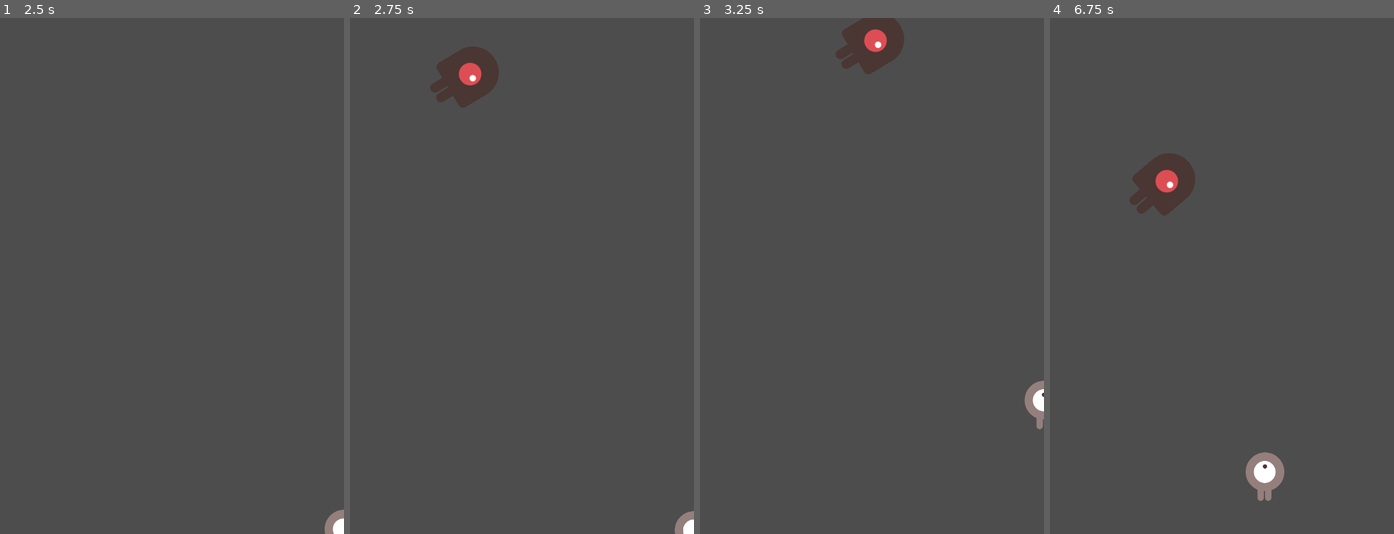
Above: before the commit, frames 1-4 (left to right).
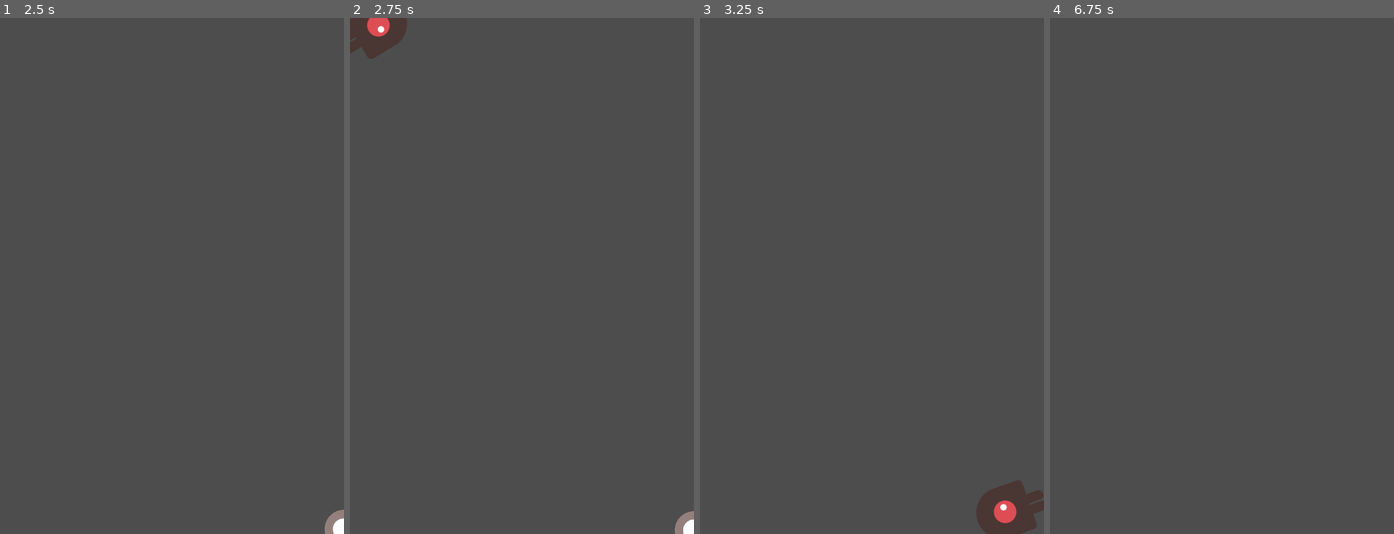
Above: after the commit, the same moments.

Repository: sumit-sinha-playground/dodge-the-creeps
Game: Godot game, scene res://main.tscn
Two runs of this game, one before a commit and one after it. Both use one fixed random seed, a clock stepped at 60 frames per second and the inputs below.
Inputs:
- Up to frame 1 (2.5 s): tap Enter at 0.5 s; hold Right (move_right) 0.53-1.28 s; hold Down (move_down) 1.28-2.03 s; hold Right (move_right) from 2.03 s (still down)
- Up to frame 2 (2.75 s): keep holding Right (move_right)
- Up to frame 3 (3.25 s): release Right (move_right) at 2.78 s; hold Up (move_up) from 2.78 s (still down)
- Up to frame 4 (6.75 s): release Up (move_up) at 3.53 s; hold Left (move_left) 3.53-5.03 s; tap Space at 5 s; hold Down (move_down) 5.03-5.78 s; hold Right (move_right) 5.78-6.53 s; hold Up (move_up) from 6.53 s (still down)

Frame 1 is identical in both runs. In frame 2, 2.5% of the frame differs, in the area x 0-44%, y 0-18%; in frame 3, 3.4%, in the area x 39-100%, y 0-100%; in frame 4, 2.3%.

Commit message:
Fix the dimension so that mob spawn at the corner

Diff:
--- a/main.tscn
+++ b/main.tscn
@@ -6,7 +6,7 @@
 
 [sub_resource type="Curve2D" id="Curve2D_7mycd"]
 _data = {
-"points": PackedVector2Array(0, 0, 0, 0, 128, 64, 0, 0, 0, 0, 832, 64, 0, 0, 0, 0, 832, 704, 0, 0, 0, 0, 128, 704, 0, 0, 0, 0, 128, 64)
+"points": PackedVector2Array(0, 0, 0, 0, 0, 0, 0, 0, 0, 0, 480, 0, 0, 0, 0, 0, 480, 720, 0, 0, 0, 0, 0, 720, 0, 0, 0, 0, 0, 0)
 }
 point_count = 5
 
